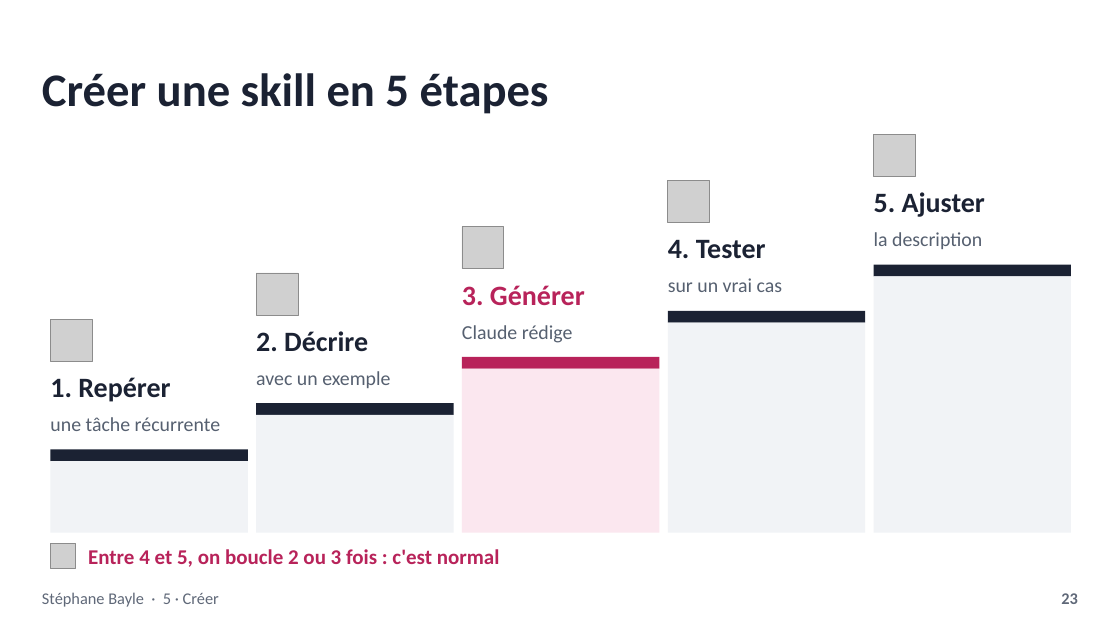
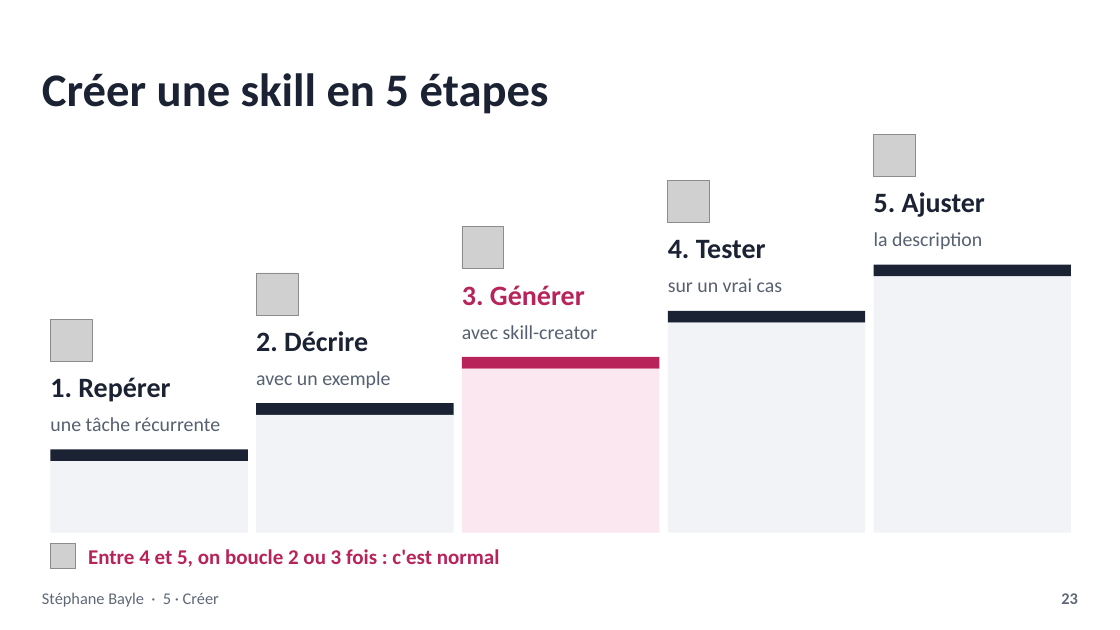
Before and after one commit to StephaneBayle/creer-une-skill-claude, a slide deck: slide 23 of skills-claude-presentation.pptx. Drawn at 1120x630 pixels with LibreOffice and Linux fonts; fonts in the diff are those of the drawing; grey boxes stand for pictures. Boxes give left, top, right and bottom in pixels: in the first picture for what was removed or moved away, otherwise in the second. Text is boxed around its words. In the diff, an @@ line names an element or a change of style, - is before the commit and + after.

```diff
--- a/skills-claude-presentation.pptx
+++ b/skills-claude-presentation.pptx
@@ text at <box>462,325,598,339</box>: text changed @@
-Claude rédige
+avec skill-creator
```
Also in this commit, not shown: 24 other slides changed, 4 slides added, 8 other files.
